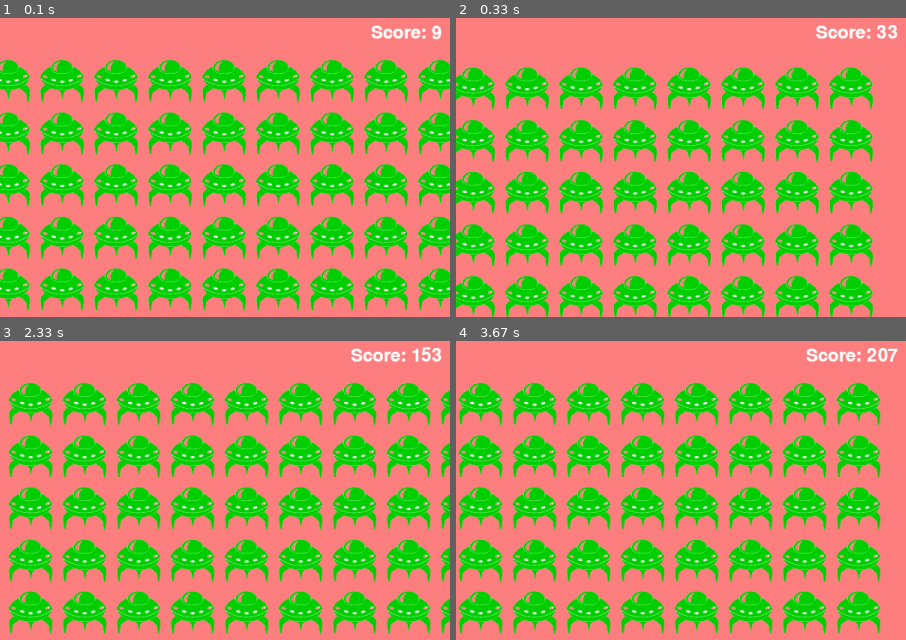
Above: before the commit, frames 1-4 (two rows, left to right).
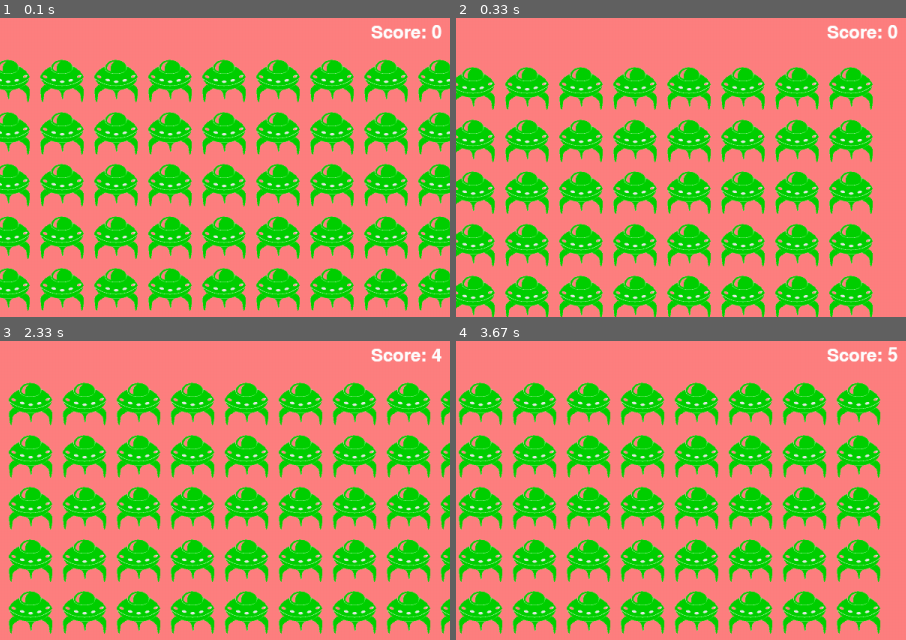
Above: after the commit, the same moments.

Repository: Nebilsolomon/Ship_game_with_pygame
Game: pygame game, started from game.py
Same seed, same stepped clock (60 frames per second), same inputs: the game is played once before the commit and once after it.
Inputs:
- Up to frame 1 (0.1 s): no input
- Up to frame 2 (0.33 s): no input
- Up to frame 3 (2.33 s): tap Space at 0.33, 0.73, 1.03, 1.23, 2.07 s; hold Right 0.67-1.13 s; hold Up 1.17-1.47 s; hold Left from 2 s (still down)
- Up to frame 4 (3.67 s): tap Space at 2.37, 2.63, 3.4 s; release Left at 2.53 s; hold Down 2.57-2.87 s; hold Up from 3.33 s (still down)
The pictures show only the part of the screen within x 47-97%, y 0-50%; the shares and areas given below are measured in that part.

The runs differ from the first frame. In frame 1, less than 0.1% of the frame differs, in the area x 96-98%, y 2-8%; in frame 2, 0.4%; in frame 3, 0.5%; in frame 4, 0.6%, in the area x 77-99%, y 2-8%.

Commit message:
score is work now

Diff:
--- a/alien.py
+++ b/alien.py
@@ -6,8 +6,10 @@
 
 class Aliens:
     def __init__(self, game):
+        self.score = 0
         self.game = game
         self.sound = None
+        self.scoreboard = None
         self.lasers = game.lasers
         self.settings = game.settings
         self.screen = game.screen
@@ -27,6 +29,7 @@
         return number_rows
 
     def set_sound(self, sound): self.sound = sound
+    def set_scoreboard(self, scoreboard): self.scoreboard = scoreboard
 
     def create_alien(self, alien_number, row_number):
         alien = Alien(game=self.game)
@@ -70,6 +73,7 @@
                 self.settings.ship_limit -= 1
             else:
                 self.game.game_over()
+                self.score = 0
 
             self.re_set_aliens()
 
@@ -79,10 +83,13 @@
            # self.game.game_over()
         if self.check_edges(): self.reverse_fleet()
 
+
+        self.check_alien_and_ship_collisions()
         self.update_lasers(self.lasers.lasers)
-        self.check_alien_and_ship_collisions()
 
+        self.scoreboard.show_score(self.score)
         self.draw()
+
 
 
     def draw(self):
@@ -118,6 +125,9 @@
 
         if collisions:
             self.sound.play_collision()
+            self.score +=1
+
+
 
 
 
--- a/game.py
+++ b/game.py
@@ -28,7 +28,9 @@
         self.ship.set_sound(sound= self.sound)
         self.aliens = Aliens(game=self)
         self.aliens.set_sound(sound= self.sound)
+
         self.sb = Scoreboard(game= self)
+        self.aliens.set_scoreboard(scoreboard = self.sb)
 
     def handle_events(self):
         keys_dir = {pg.K_w: Vector(0, -1), pg.K_UP: Vector(0, -1),
@@ -65,7 +67,7 @@
 
     def play(self):
         while not self.finished:
-            self.sb.show_score()
+            #self.sb.show_score()
 
             self.handle_events()
 
@@ -73,7 +75,9 @@
             self.ship.update()
             self.lasers.update()
             self.aliens.update()
-            self.sb.show_score()
+           # self.sb.show_score(score=1)
+
+
 
             pg.display.update()
 
--- a/scoreboard.py
+++ b/scoreboard.py
@@ -13,7 +13,7 @@
         self.screen_rect = self.screen.get_rect()
 
         self.font = pg.font.Font(None, 36)
-        self.prep_score()
+        self.prep_score(score= 0)
 
 
 
@@ -23,11 +23,11 @@
 
 
 
-    def prep_score(self):
+    def prep_score(self, score):
 
 
 
-        self.score_text = self.font.render("Score: " + str(self.settings.score ), True, (255, 255, 255))
+        self.score_text = self.font.render("Score: " + str(score), True, (255, 255, 255))
         self.score_text_rect = self.score_text.get_rect()
         self.score_text_rect.right = self.screen_rect.right - 50
         self.score_text_rect.top = 10
@@ -49,12 +49,11 @@
         #self.score_rect.right = self.screen_rect.right - 50
         #self.score_rect.top = 20
 
-    def show_score(self):
-        self.prep_score()
-        self.settings.score += 1
-        print(self.settings.score)
+    def show_score(self, score):
+
+        self.prep_score(score)
         self.screen.blit(self.score_text, self.score_text_rect)
-#        pg.display.update()
+        pg.display.update()
 
 
 
